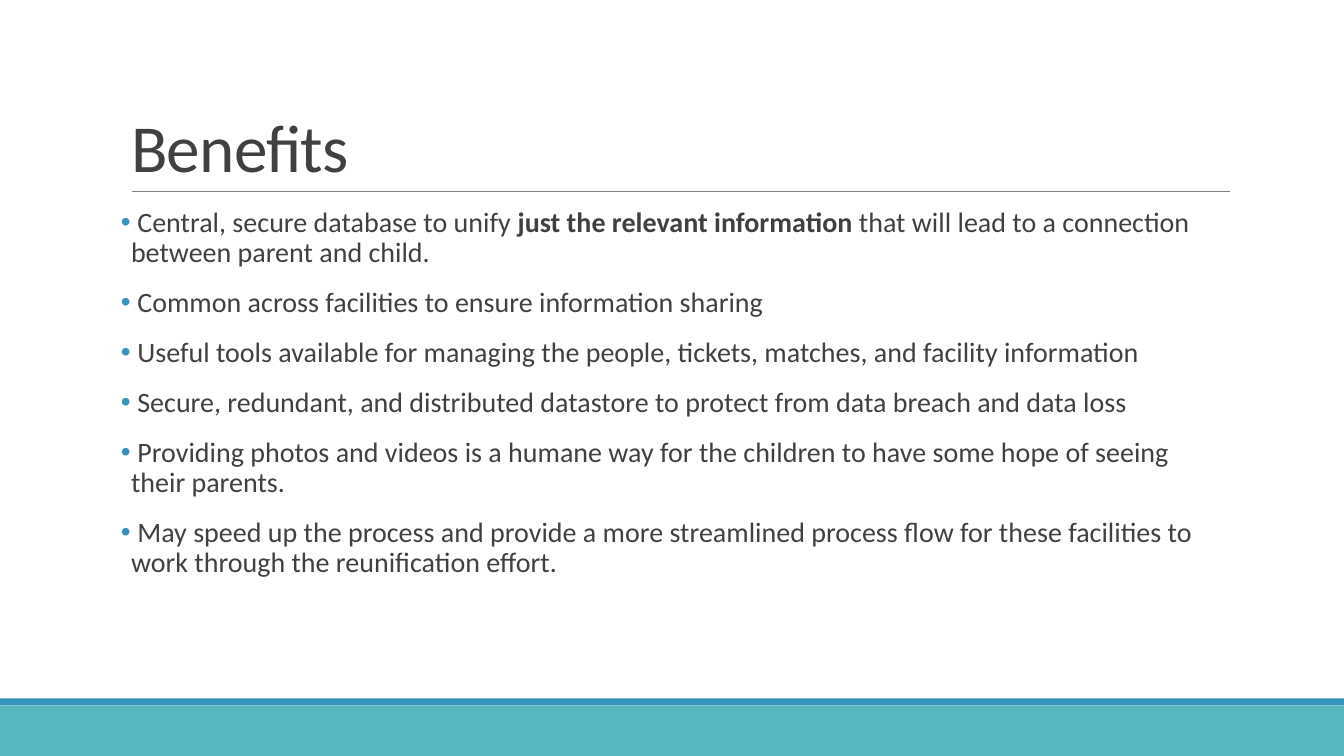
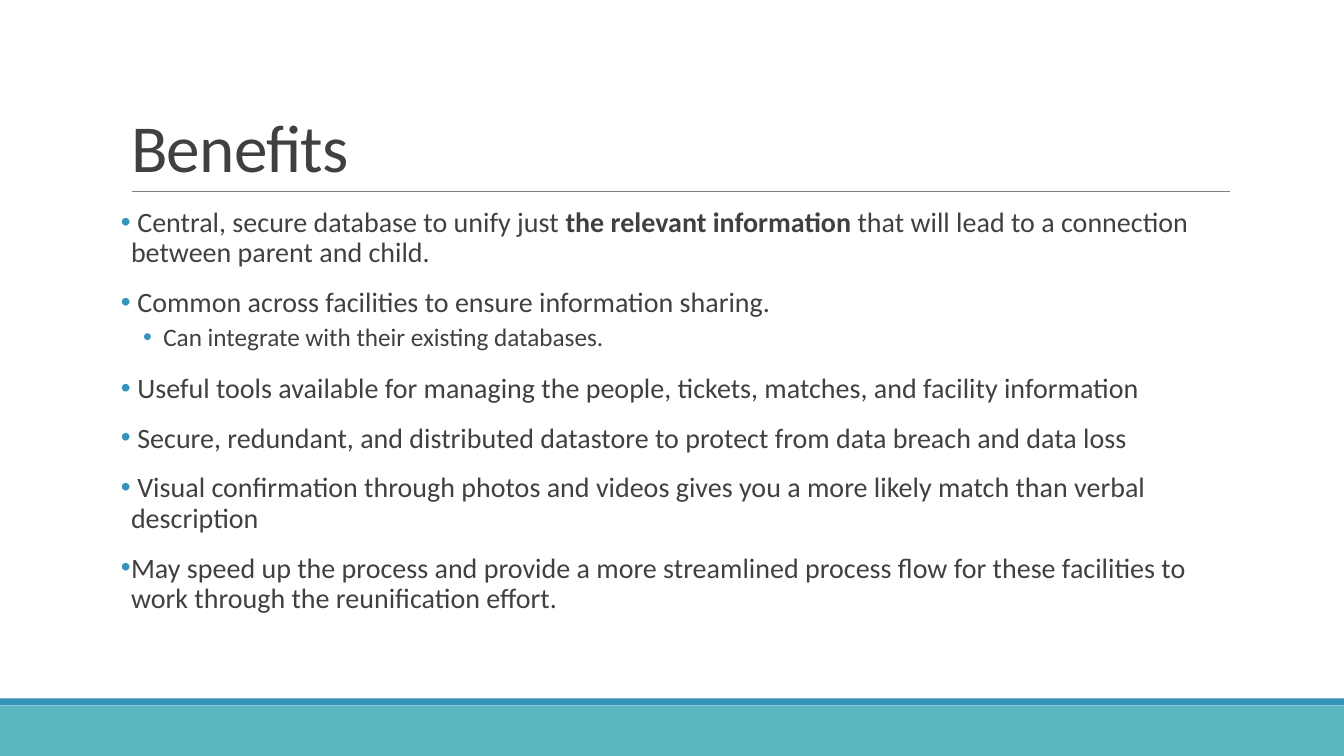
Before and after one commit to weirdaze/reunite, a slide deck: slide 7 of ReUnite Overview.pptx (slide 6 before the commit). Drawn at 1344x756 pixels with LibreOffice and Linux fonts; fonts in the diff are those of the drawing; background and template pictures are left out. Boxes give left, top, right and bottom in pixels: in the first picture for what was removed or moved away, otherwise in the second. Text is boxed around its words. In the diff, an @@ line names an element or a change of style, - is before the commit and + after.

```diff
--- a/ReUnite Overview.pptx
+++ b/ReUnite Overview.pptx
@@ text at (131, 212, 1188, 267): bold off in "just" @@
@@ text at (137, 292, 770, 351): text changed @@
-• Common across facilities to ensure information sharing
+• Common across facilities to ensure information sharing.
+  • Can integrate with their existing databases.
@@ text at (131, 477, 1145, 533): text changed @@
-• Providing photos and videos is a humane way for the children to have some hope of seeing their parents.
+• Visual confirmation through photos and videos gives you a more likely match than verbal description
```
Also in this commit, not shown: 4 other slides changed, 2 slides added, 1 slide removed, 2 other files.
